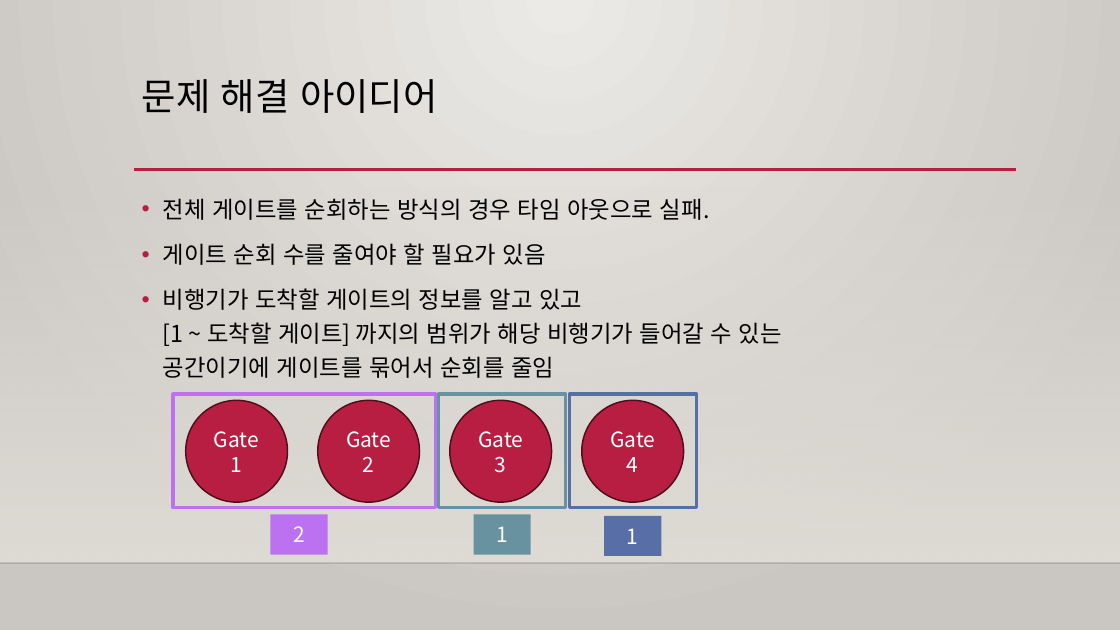
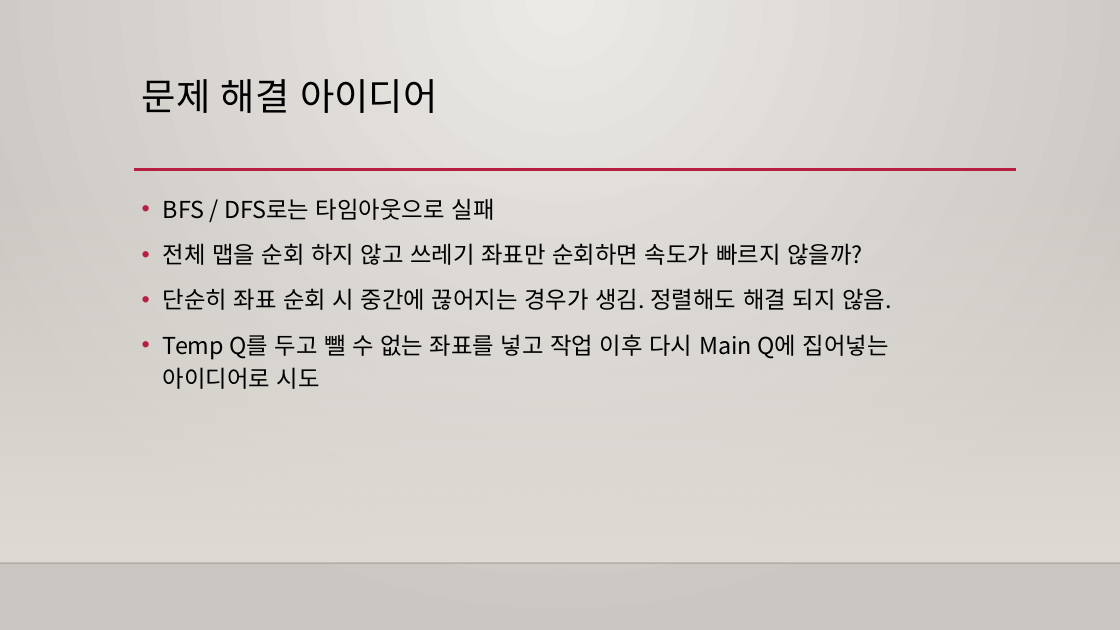
Before and after one commit to DMJester/PrivateStudy, a slide deck: slide 5 of Greedy/1736/1736.pptx. Drawn at 1120x630 pixels with LibreOffice and Linux fonts; fonts in the diff are those of the drawing; background and template pictures are left out. Boxes give left, top, right and bottom in pixels: in the first picture for what was removed or moved away, otherwise in the second. Text is boxed around its words. In the diff, an @@ line names an element or a change of style, - is before the commit and + after.

Commit message:
백준 쓰레기 치우기 문제 소스 & 발표 자료 추가

```diff
--- a/Greedy/1736/1736.pptx
+++ b/Greedy/1736/1736.pptx
@@ text at [163, 198, 892, 389]: text changed @@
-• 전체 게이트를 순회하는 방식의 경우 타임 아웃으로 실패.
-• 게이트 순회 수를 줄여야 할 필요가 있음
-• 비행기가 도착할 게이트의 정보를 알고 있고
-  [1 ~ 도착할 게이트] 까지의 범위가 해당 비행기가 들어갈 수 있는
-  공간이기에 게이트를 묶어서 순회를 줄임
+• BFS / DFS로는 타임아웃으로 실패
+• 전체 맵을 순회 하지 않고 쓰레기 좌표만 순회하면 속도가 빠르지 않을까?
+• 단순히 좌표 순회 시 중간에 끊어지는 경우가 생김. 정렬해도 해결 되지 않음.
+• Temp Q를 두고 뺄 수 없는 좌표를 넣고 작업 이후 다시 Main Q에 집어넣는
+  아이디어로 시도
@@ rectangle removed at [173, 394, 435, 507] @@
@@ rectangle removed at [439, 394, 565, 507] @@
@@ rectangle removed at [570, 394, 697, 507] @@
@@ group removed at [186, 401, 684, 502]: 4 ellipses @@
-Gate1
-Gate2
-Gate3
-Gate4
@@ rectangle removed at [271, 515, 328, 555] @@
-2
@@ rectangle removed at [474, 514, 531, 555] @@
-1
@@ rectangle removed at [604, 516, 661, 556] @@
-1
```
Also in this commit, not shown: 5 other slides changed, 1 slide added, 8 slides removed, 2 other files.
